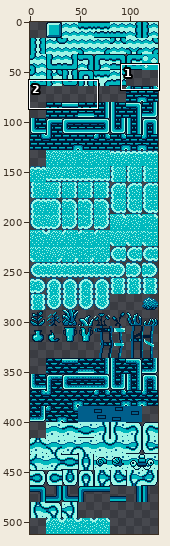
File history of a sprite sheet, PaletteSwap/sprites/sSeasideBlue/layers/3c0f3d29-041c-4af9-9a70-eb57975c2665/3b031929-30e6-454f-b971-8d4d94dba993.png. The first picture is a wide view before the edit; the outline marks the close-up.
Close-up. The starting point:
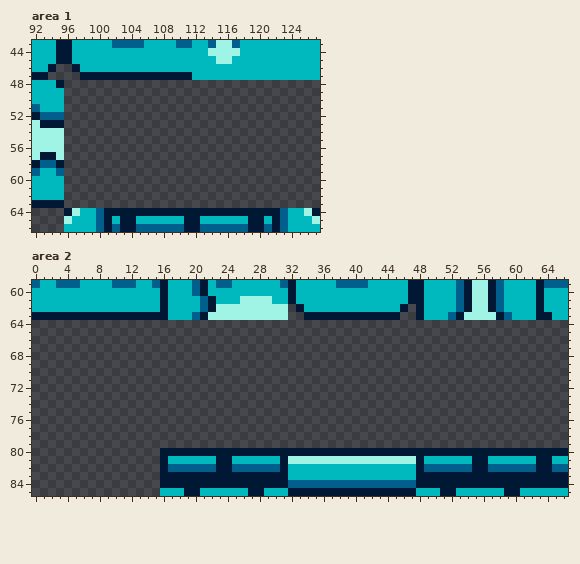
The file is 128x512 pixels. Shown: area 1: x 92..127, y 43..66; area 2: x 0..66, y 59..85.
Once edited:
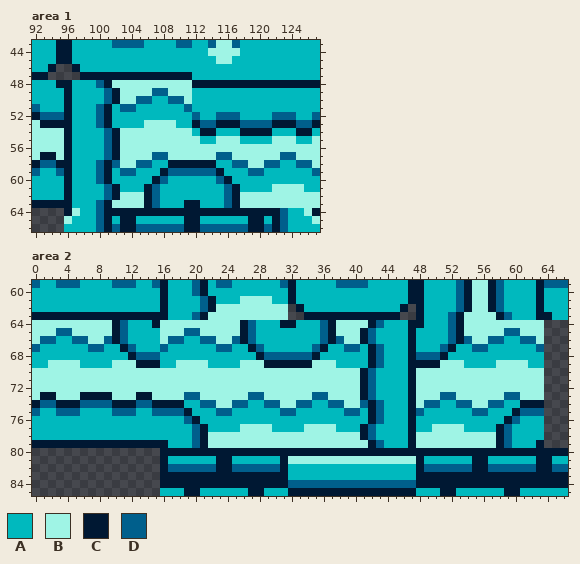
Palette (. is transparent): A #00b9be  B #9ff4e5  C #001833  D #005f8c
Changes in this commit:
Changed rows in their new state; - is an unchanged pixel.
Area 1:
first column x 96:
48 CAAADCBBBBBBBBBBCCCCCCCCCCCCCCCC
49 CAAAADCBBBBDDBBBAAAAAAAAAAAAAAAA
50 CAAAADCBBDDAADDBAAAAAAAAAAAAAAAA
51 CAAADCADDAAAAAADAAAAAAAAAAAAAAAA
52 CAAADCAAAAAAAAAADAADDDAAAADDDAAD
53 CAAADCAAAABBBBAACDDCCCDDDDCCCDDC
54 CAAAADCBBBBBBBBBACCAAACCCCAAACCA
55 CAAAADCBBBBBBBBBBAABBBAAAABBBAAB
56 CAAAADCBBBBBBBBBBBBBBBBBBBBBBBBB
57 CAAAADCBBBBDDBBBBBBDDBBBBBBDDBBB
58 CAAADCDBBDDAACCCCCCAADDBBDDAADDB
59 CAAADCADDAAACDDDDDDCAAADDAAAAAAD
60 CAAADCAAAAACDAAAAAADCAAAAAAAAAAA
61 CAAAADCAAACDAAAAAAAADCAAAABBBBAA
62 CAAAADCBBBCDAAAAAAAADCBBBBBBBBBB
63 CAAADCBBBBCDAAACCAAADCBBBBBBBBBB
Area 2:
first column x 0:
64 BBBBBBBBBBCDAAACBBBBBBBBBBCDAAACCAAADCBBBBCDAAACCAAADCBBBBBBBBBB
65 BBBDDBBBBBCDAAAABBBDDBBBBBCDAAAAAAAADCBBBCDAAAACAAAADCBBBBBDDBBB
66 BDDAADDBBDCDAAAABDDAADDBBDCDAAAAAAAADCDBBCDAAAACAAAADCDBBDDAADDB
67 DAAAAAADDAACDAAADAAAAAADDAACDAAAAAADCAADDACDAAACAAADCAADDAAAAAAD
68 AAAAAAAAAAAACDDDAAAAAAAAAAAACDDDDDDCAAAAAACDAAACDDDCAAAAAAAAAAAA
69 AABBBBAAAABBBCCCAABBBBAAAABBBCCCCCCBBBAAAACDAAACCCCBBBAAAABBBBAA
70 BBBBBBBBBBBBBBBBBBBBBBBBBBBBBBBBBBBBBBBBBCDAAAACBBBBBBBBBBBBBBBB
71 BBBBBBBBBBBBBBBBBBBBBBBBBBBBBBBBBBBBBBBBBCDAAAACBBBBBBBBBBBBBBBB
72 BBBBBBBBBBBBBBBBBBBBBBBBBBBBBBBBBBBBBBBBBCDAAAACBBBBBBBBBBBBBBBB
73 BCCBBBCCCCBBBCCBBBBDDBBBBBBDDBBBBBBDDBBBBCDAAAACBBBDDBBBBBBDDBBB
74 CDDCCCDDDDCCCDDCCCCAADDBBDDAADDBBDDAADDBBDCDAAACBDDAADDBBDDAACCC
75 DAADDDAAAADDDAADDDDCAAADDAAAAAADDAAAAAADDACDAAACDAAAAAADDAAACDDD
76 AAAAAAAAAAAAAAAAAAADCAAAAAAAAAAAAAAAAAAAAACDAAACAAAAAAAAAAACDAAA
77 AAAAAAAAAAAAAAAAAAAADCAAAABBBBAAAABBBBAAACDAAAACAABBBBAAAACDAAAA
78 AAAAAAAAAAAAAAAAAAAADCBBBBBBBBBBBBBBBBBBBCDAAAACBBBBBBBBBBCDAAAA
79 CCCCCCCCCCCCCCCCCAAADCBBBBBBBBBBBBBBBBBBBBCDAAACBBBBBBBBBBCDAAAC
